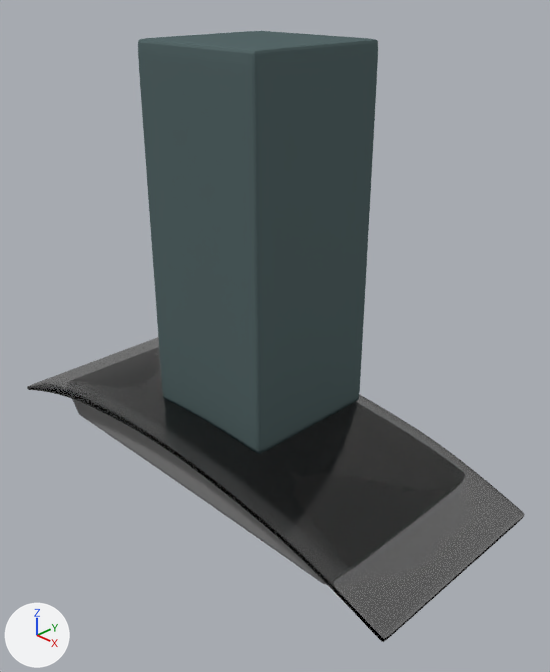
One commit to the Blender file PSMG_SS_2015_VGHS/Blenderfiles/kitchen/kitchen_extractor.blend: the scene before it, then after it.
The view is the same before and after, from a 50 mm lens placed at (1.637, -0.674, 1.302), pointed at (0.86, 0.092, 0.783). Arrows for +X, +Y and +Z are at lower left; the lights stay in place.

Names of what the first picture shows: 'Extractor'.
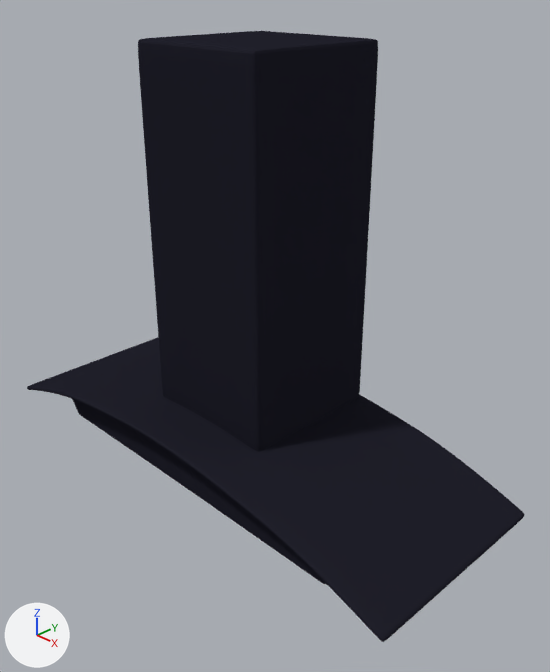
What the commit changed:
Material 'Edelstahl' (mat_edelstahl) is new.
Its base color is (0.0158, 0.0157, 0.0254) (black #22222c).
me_cube_020 has 274 vertices, 268 faces and spans x -1.0..1.0, y -1.0..1.0, z -4.4..133.0.
me_cube_020 is used by ob_extractor; location (0.789, 0.082, 0.552); scale (0.45, 0.175, 0.005).
me_cube_020 part 1: all 102 faces that had it switch from mat_material_001 to mat_edelstahl (black #22222c).
me_cube_020 part 2: all 112 faces that had it switch from mat_extractor_major (grey #868686) to mat_edelstahl (black #22222c).
me_cube_020 part 3: all 54 faces that had it switch from mat_extractor_top (dark cyan #576869) to mat_edelstahl (black #22222c).

What differs and where, as boxes (x1, y1, x2, y2) in the pictures (550 x 672 px):
part 1 of me_cube_020, recoloured (grey to black)
    both: (27, 337, 525, 642)
part 2 of me_cube_020, recoloured (grey to black)
    both: (72, 399, 327, 585)
part 3 of me_cube_020, recoloured (cyan to black)
    both: (138, 31, 378, 451)
